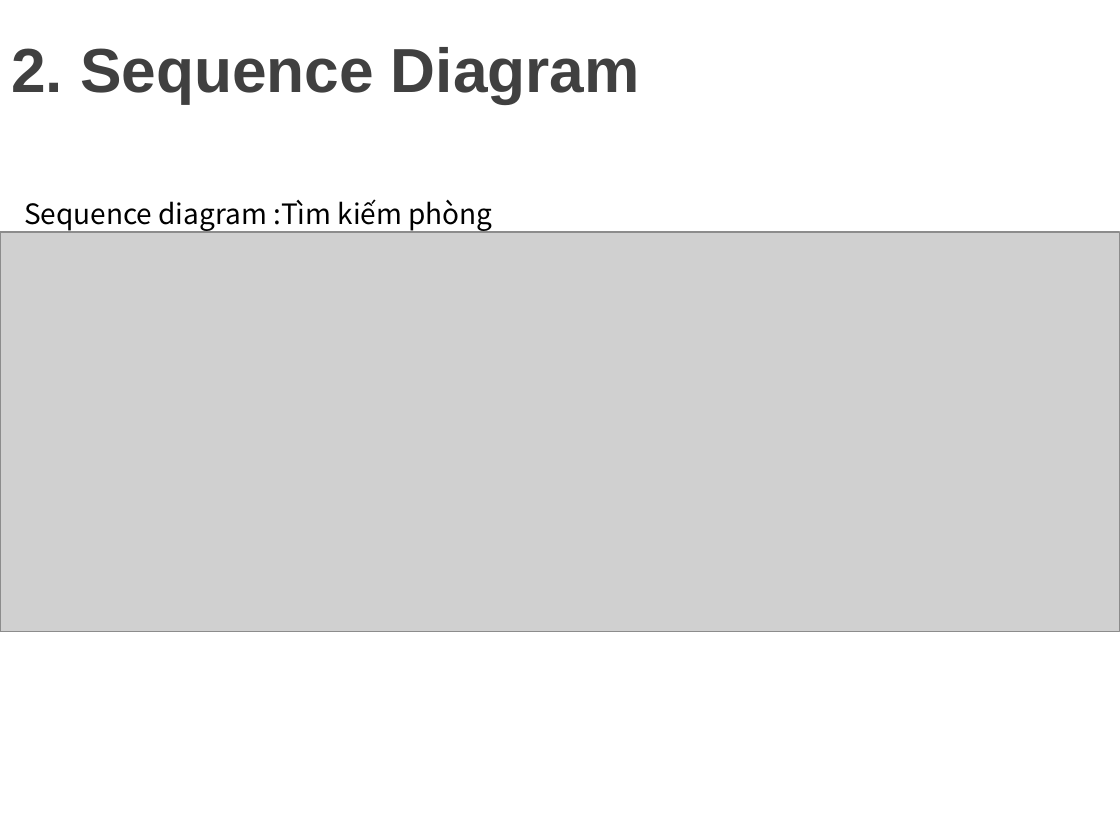
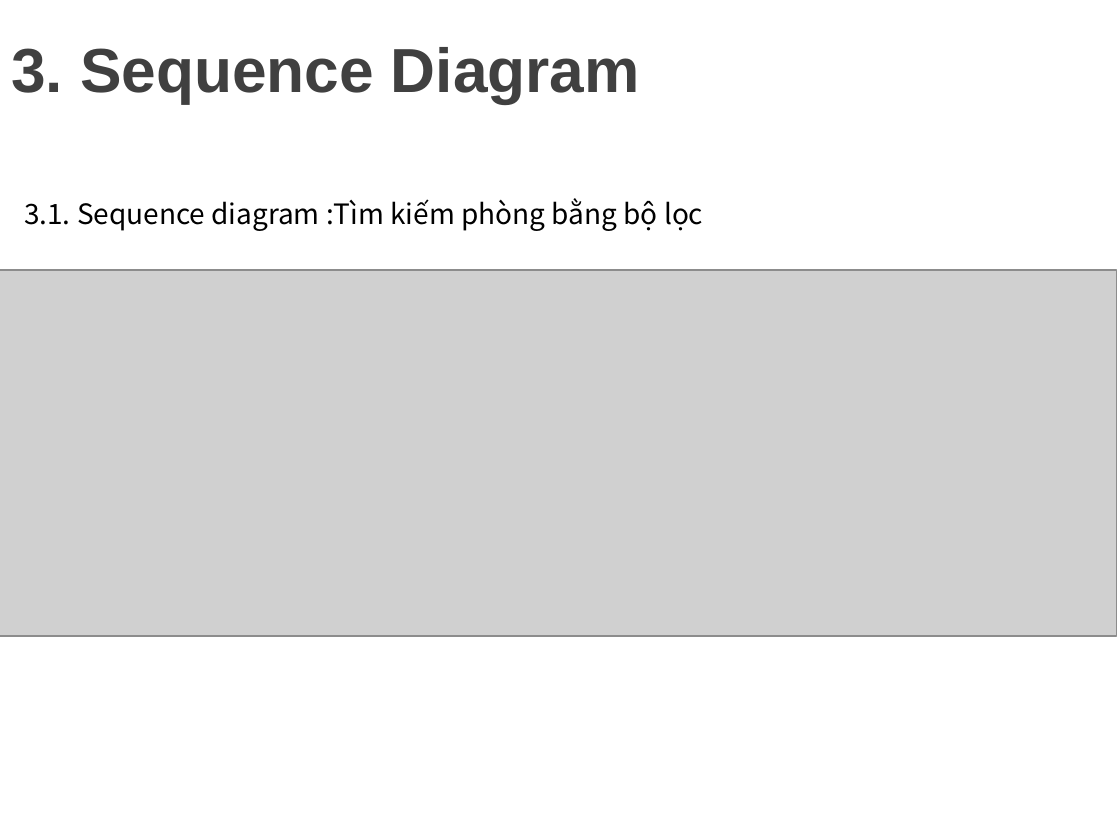
Before and after one commit to minhdat1602/2021_cnpm_group09, a slide deck: slide 16 of document_slide/slide.pptx (slide 12 before the commit). Drawn at 1120x840 pixels with LibreOffice and Linux fonts; fonts in the diff are those of the drawing; grey boxes stand for pictures; background and template pictures are left out. Boxes give left, top, right and bottom in pixels: in the first picture for what was removed or moved away, otherwise in the second. Text is boxed around its words. In the diff, an @@ line names an element or a change of style, - is before the commit and + after.

```diff
--- a/document_slide/slide.pptx
+++ b/document_slide/slide.pptx
@@ title at (11,47,640,103): text changed @@
-2. Sequence Diagram
+3. Sequence Diagram
@@ text at (24,198,703,231): text changed @@
-Sequence diagram :Tìm kiếm phòng
+3.1. Sequence diagram :Tìm kiếm phòng bằng bộ lọc
@@ picture: place and size @@
-picture at (0,232,1120,632)
+picture at (0,270,1117,636)
```
Also in this commit, not shown: 6 other slides changed, 9 slides added, 1 other file.
